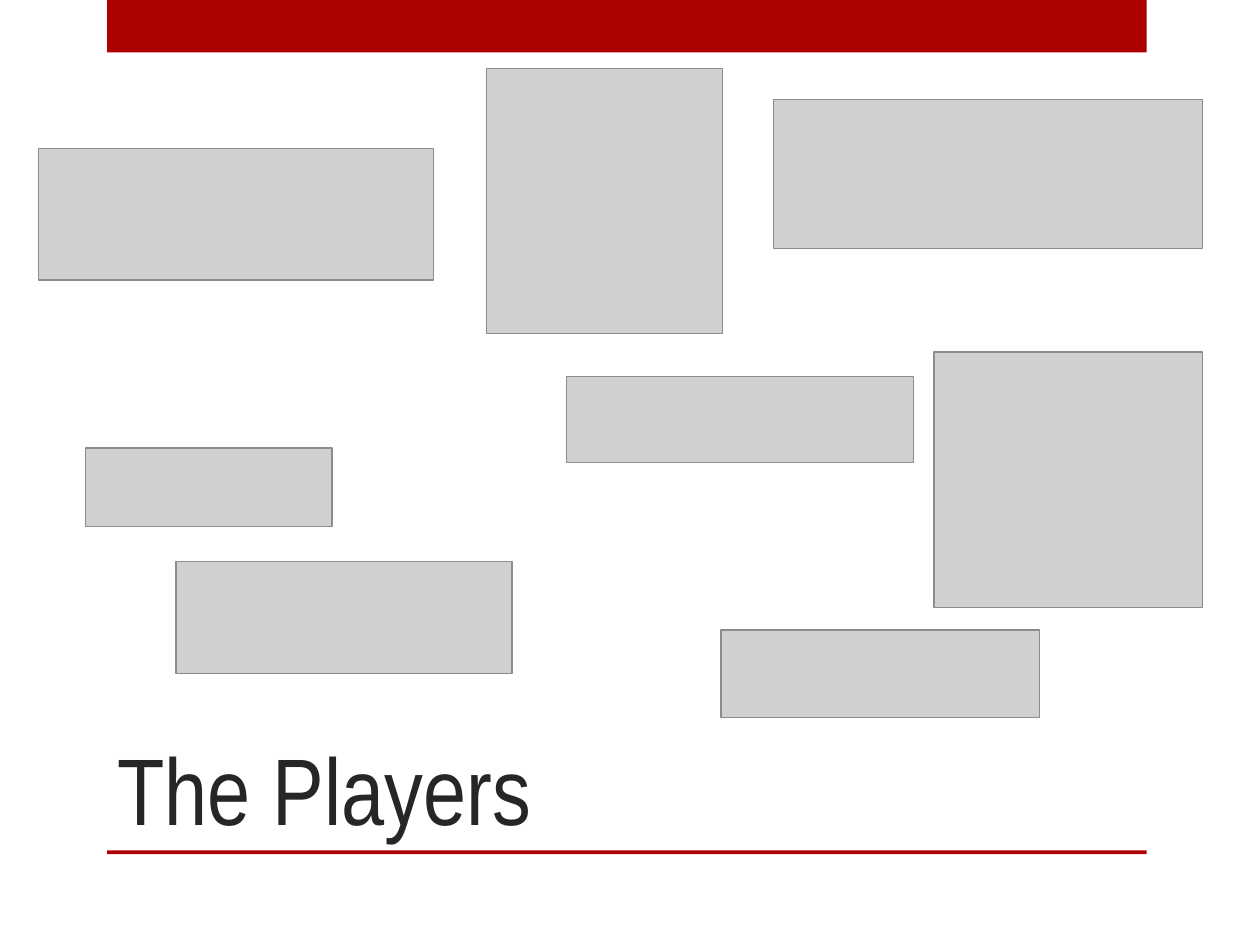
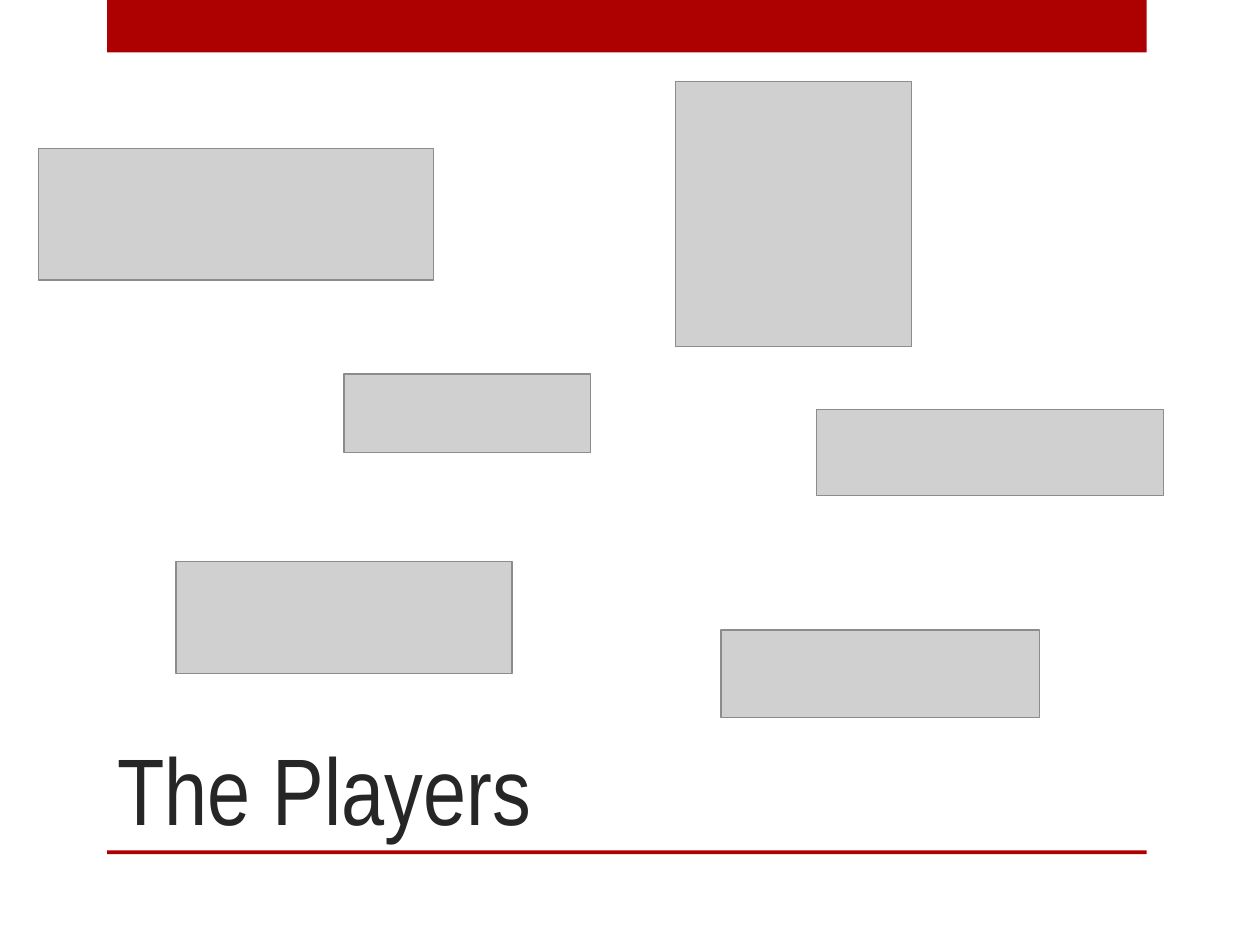
Before and after one commit to digitalBush/nosql-smackdown-talk, a slide deck: slide 4 of nosql-smackdown.pptx. Drawn at 1260x945 pixels with LibreOffice and Linux fonts; fonts in the diff are those of the drawing; grey boxes stand for pictures. Boxes give left, top, right and bottom in pixels: in the first picture for what was removed or moved away, otherwise in the second. Text is boxed around its words. In the diff, an @@ line names an element or a change of style, - is before the commit and + after.

```diff
--- a/nosql-smackdown.pptx
+++ b/nosql-smackdown.pptx
@@ picture: place and size @@
-picture at [486,68,722,333]
+picture at [675,82,911,346]
@@ picture removed at [774,100,1203,248] @@
@@ picture removed at [934,352,1202,607] @@
@@ picture: place and size @@
-picture at [86,449,333,527]
+picture at [344,374,591,452]
@@ picture: place and size @@
-picture at [566,377,912,462]
+picture at [816,410,1163,495]
```
Also in this commit, not shown: 2 slides added, 2 slides removed.
